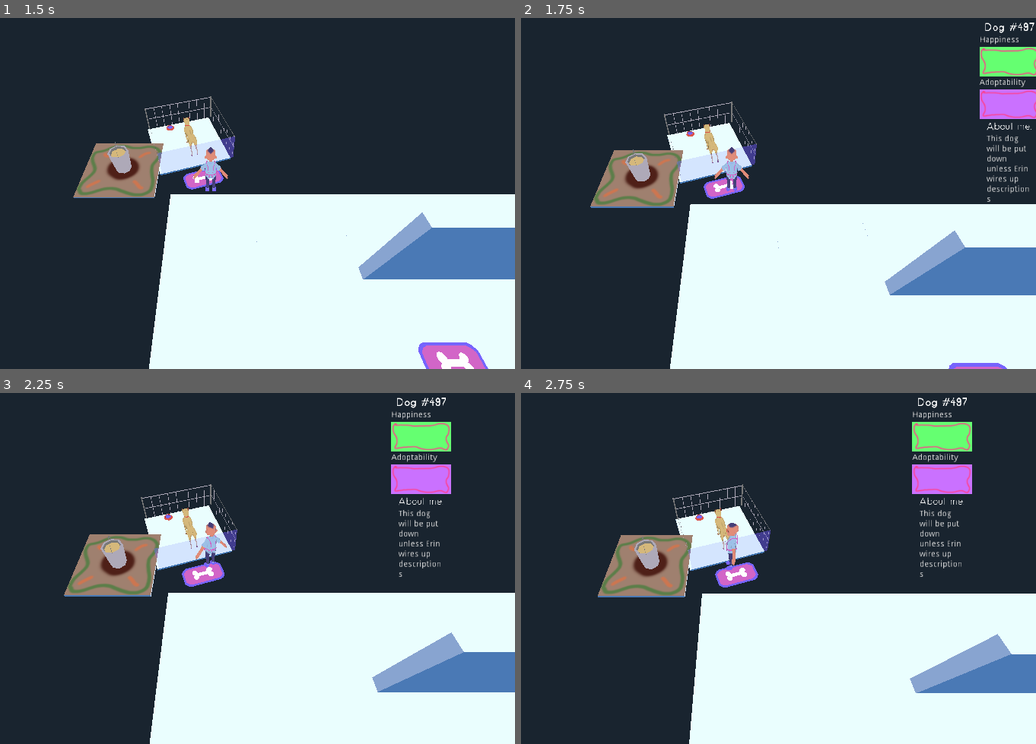
Above: before the commit, frames 1-4 (two rows, left to right).
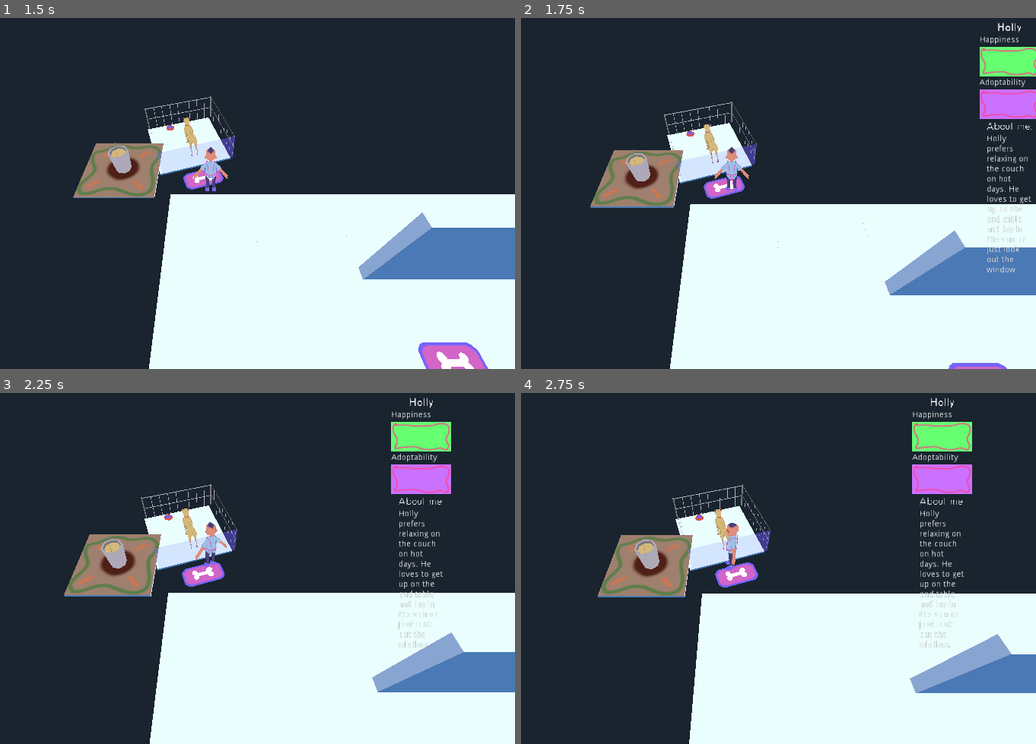
Above: after the commit, the same moments.

Repository: DevinPentecost/ld42
Game: Godot game, scene res://test_scenes/CharacterTest.tscn
The game is run twice, just before and just after one commit, with the same random seed, the same clock (stepped at 60 frames per second) and the same inputs. The project has no main scene, so this scene is started directly.
Inputs (mouse positions are in pixels of both pictures, inside the frame that each line leads up to):
- Up to frame 1 (1.5 s): tap Enter at 0.5 s; move the mouse to (180, 263) at 0.52 s; hold W (player_move_up) from 0.53 s (still down); tap Space (player_action) at 0.6, 1.35 s; click (180, 263) at 0.67 s; move the mouse to (391, 246) at 1.27 s
- Up to frame 2 (1.75 s): keep holding W (player_move_up)
- Up to frame 3 (2.25 s): move the mouse to (25, 512) at 2.02 s; release W (player_move_up) at 2.03 s; hold A (player_move_left) from 2.03 s (still down); tap Space (player_action) at 2.1 s
- Up to frame 4 (2.75 s): keep holding A (player_move_left)

Frame 1 is identical in both runs. In frame 2, 0.8% of the frame differs, in the area x 90-100%, y 1-73%; in frame 3, 0.8%; in frame 4, 0.8%.

Commit message:
doggie bio hooked up

Diff:
--- a/project/objects/dog/Dog.gd
+++ b/project/objects/dog/Dog.gd
@@ -21,11 +21,11 @@
 #All the various properties of a dog
 export(String) var dog_name
 export(String) var description = "This hound needs a description!"
-export(float) var dog_scale
+export(float) var dog_scale = 1.0
 export(Texture) var base_texture
 export(Color) var tint
-export(float) var tend_rate
-export(float) var adoption_rate
+export(float) var tend_rate = 1.0
+export(float) var adoption_rate = 1.0
 
 var bio
 
@@ -41,7 +41,9 @@
 	# Initialization here
 
 	# Generate a bio
-	self.find_node("Biography").connect("BioGenerationDone", self, "_bio_ready")
+	bio = self.find_node("Biography")
+	dog_name = bio.Name
+	description = bio.Bio
 
 	#Create the model and stuff here
 
@@ -56,14 +58,10 @@
 	_update_status(delta)
 
 	#Tell our parent to let folks know we've updated
-	var dpar = $"../../"
-	$"../..".emit_signal("dog_status_changed")
+	var dpar = $"../.."
+	if dpar != null:
+		$"../..".emit_signal("dog_status_changed")
 
-
-func _bio_ready():
-	bio = self.find_node("Biography")
-	dog_name = bio.Name
-	description = bio.Bio
 
 func _update_status(delta):
 
--- a/project/objects/dog/Dog.tscn
+++ b/project/objects/dog/Dog.tscn
@@ -21,15 +21,15 @@
 TEXTURE_B = ExtResource( 3 )
 dog_name = null
 description = "This hound needs a description!"
-dog_scale = null
+dog_scale = 1.0
 base_texture = null
 tint = null
-tend_rate = null
-adoption_rate = null
+tend_rate = 1.0
+adoption_rate = 1.0
 
 [node name="MeshInstance" type="MeshInstance" parent="." index="0"]
 
-transform = Transform( 1, -7.10543e-015, -3.01876e-011, -3.01876e-011, -0.000345306, -1, -7.10543e-015, 1, -0.000345306, 0, 0.5, 0 )
+transform = Transform( 1, -7.10543e-15, -3.01876e-11, -3.01876e-11, -0.000345306, -1, -7.10543e-15, 1, -0.000345306, 0, 0.5, 0 )
 visible = false
 layers = 1
 material_override = null
@@ -55,5 +55,5 @@
 
 [node name="dogmodel_temp" parent="." index="2" instance=ExtResource( 5 )]
 
-transform = Transform( -6.51683e-008, 0, -0.4, 0, 0.4, 0, 0.4, 0, -6.51683e-008, 0, 0, 0 )
+transform = Transform( -6.51683e-08, 0, -0.4, 0, 0.4, 0, 0.4, 0, -6.51683e-08, 0, 0, 0 )
 _sections_unfolded = [ "Transform" ]
--- a/project/objects/ui/BioContainer.gd
+++ b/project/objects/ui/BioContainer.gd
@@ -8,6 +8,8 @@
 const TWEEN_DURATION = 0.25
 const HIDE_DISTANCE = 15 + 300
 var _start_position = null
+
+signal ViewBioSignal(dogbio)
 
 func _ready():
 	# Called when the node is added to the scene for the first time.
@@ -30,10 +32,12 @@
 		return
 
 	#Update information about the dog
-	$NameContainer/DogName.text = dog_node.dog_name
+	#$NameContainer/DogName.text = dog_node.dog_name
 	$StatsContainer/VBoxContainer/HappinessProgress.value = dog_node.happiness
 	$StatsContainer/VBoxContainer/AdoptabilityProgress.value = dog_node.adoption
-	$DescriptionContainer/VBoxContainer/Description.text = dog_node.description
+	#$DescriptionContainer/VBoxContainer/Description.text = dog_node.description
+
+	self.emit_signal("ViewBioSignal", dog_node.bio)
 
 func _tween_to_position(target_position, duration, delay=0):
 	#Stop the tween
--- a/project/objects/ui/BioContainer.tscn
+++ b/project/objects/ui/BioContainer.tscn
@@ -6,26 +6,19 @@
 [ext_resource path="res://objects/ui/progress_over.png" type="Texture" id=4]
 [ext_resource path="res://objects/ui/progress_fill.png" type="Texture" id=5]
 [ext_resource path="res://fonts/fontlight.tres" type="DynamicFont" id=6]
-
-[sub_resource type="GDScript" id=2]
+[ext_resource path="res://objects/ui/Description.gd" type="Script" id=7]
+
+[sub_resource type="GDScript" id=1]
 
 script/source = "extends Label
 
+onready var _bioContainer = $\"../..\"
+
 func _ready():
-	self.get_parent().connect(\"ViewBioSignal\", self, \"_setName\")
+	_bioContainer.connect(\"ViewBioSignal\", self, \"_setName\")
 
 func _setName(bioObj):
 	self.text = bioObj.Name"
-
-[sub_resource type="GDScript" id=3]
-
-script/source = "extends Label
-
-func _ready():
-	self.get_parent().connect(\"ViewBioSignal\", self, \"_setBio\")
-
-func _setBio(bioObj):
-	self.text = bioObj.Bio"
 
 [node name="BioContainer" type="VBoxContainer"]
 
@@ -83,7 +76,7 @@
 percent_visible = 1.0
 lines_skipped = 0
 max_lines_visible = -1
-script = SubResource( 2 )
+script = SubResource( 1 )
 _sections_unfolded = [ "Visibility", "custom_fonts" ]
 
 [node name="StatsContainer" type="CenterContainer" parent="." index="1"]
@@ -276,7 +269,6 @@
 percent_visible = 1.0
 lines_skipped = 0
 max_lines_visible = -1
-script = SubResource( 3 )
 _sections_unfolded = [ "Anchor", "Margin", "custom_fonts" ]
 
 [node name="Description" type="Label" parent="DescriptionContainer/VBoxContainer" index="1"]
@@ -303,6 +295,7 @@
 percent_visible = 1.0
 lines_skipped = 0
 max_lines_visible = -1
+script = ExtResource( 7 )
 _sections_unfolded = [ "Anchor", "Margin" ]
 
 [node name="Tween" type="Tween" parent="." index="3"]
--- /dev/null
+++ b/project/objects/ui/Description.gd
@@ -0,0 +1,9 @@
+extends Label
+
+onready var _bioContainer = $"../../.."
+
+func _ready():
+	_bioContainer.connect("ViewBioSignal", self, "_setBio")
+
+func _setBio(bioObj):
+	self.text = bioObj.Bio
